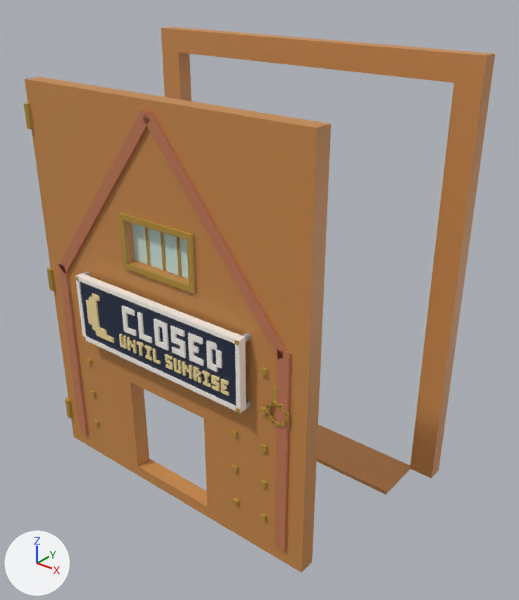
The FBX model assets/cat-cafe/exports/CatCafe_Door_ArchGate_Back.fbx, before and after one commit.
Before and after are seen from a 50 mm lens placed at (0.0784, -0.104, 0.0935), pointed at (0.0045, -0.0118, 0.0363). Lighting does not change. The marker at lower left points along +X, +Y and +Z. The picture after the commit comes second. Where no turn or scale is listed for an object, it has been applied to the vertices.

In view in the first picture: 'CatCafe_Door_ArchGate_Back', 'CatCafe_Door_ArchGate_Back_Leaf', 'CatCafe_Door_ArchGate_Back_Leaf_Glass', 'CatCafe_Door_ArchGate_Back_Sign', 'CatCafe_Door_ArchGate_Back_Sign_Bulb'.
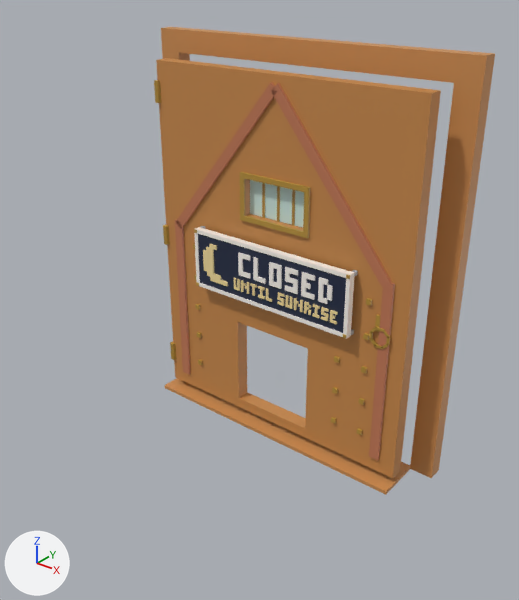
Where the change shows, as pixel boxes (x1, y1, x2, y2) in the pictures (519 x 600 px):
'CatCafe_Door_ArchGate_Back_Leaf', moved
    before: (24, 77, 331, 573)
    after: (154, 58, 441, 478)
'CatCafe_Door_ArchGate_Back_Sign', moved
    before: (75, 271, 250, 413)
    after: (194, 226, 358, 339)
'CatCafe_Door_ArchGate_Back_Leaf_Glass', moved
    before: (132, 223, 188, 279)
    after: (250, 180, 304, 228)
'CatCafe_Door_ArchGate_Back_Sign_Bulb', moved
    before: (86, 293, 229, 396)
    after: (203, 244, 338, 324)

What changed in the scene script:
```text
Change ob_catcafe_door_archgate_back_leaf_glass:
    ob_catcafe_door_archgate_back_leaf_glass.location: (-0.0288, -0.0322, 0.0) -> (-0.0288, -0.0022, 0.0)
Change ob_catcafe_door_archgate_back_leaf:
    ob_catcafe_door_archgate_back_leaf.location: (-0.0288, -0.0322, 0.0) -> (-0.0288, -0.0022, 0.0)
Change ob_catcafe_door_archgate_back_sign:
    ob_catcafe_door_archgate_back_sign.location: (-0.0288, -0.0322, 0.0) -> (-0.0288, -0.0022, 0.0)
Change ob_catcafe_door_archgate_back_sign_bulb:
    ob_catcafe_door_archgate_back_sign_bulb.location: (-0.0288, -0.0322, 0.0) -> (-0.0288, -0.0022, 0.0)
```
